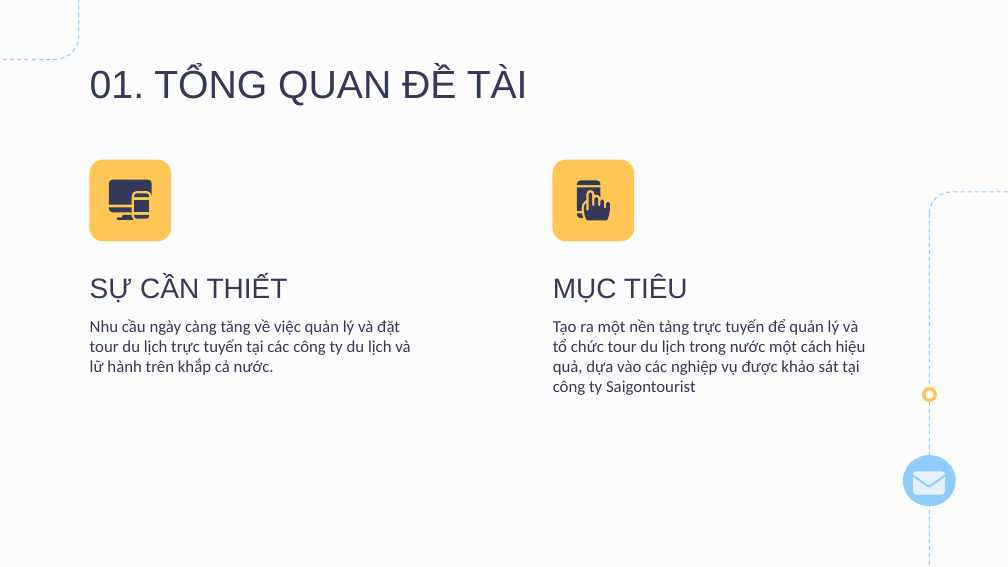
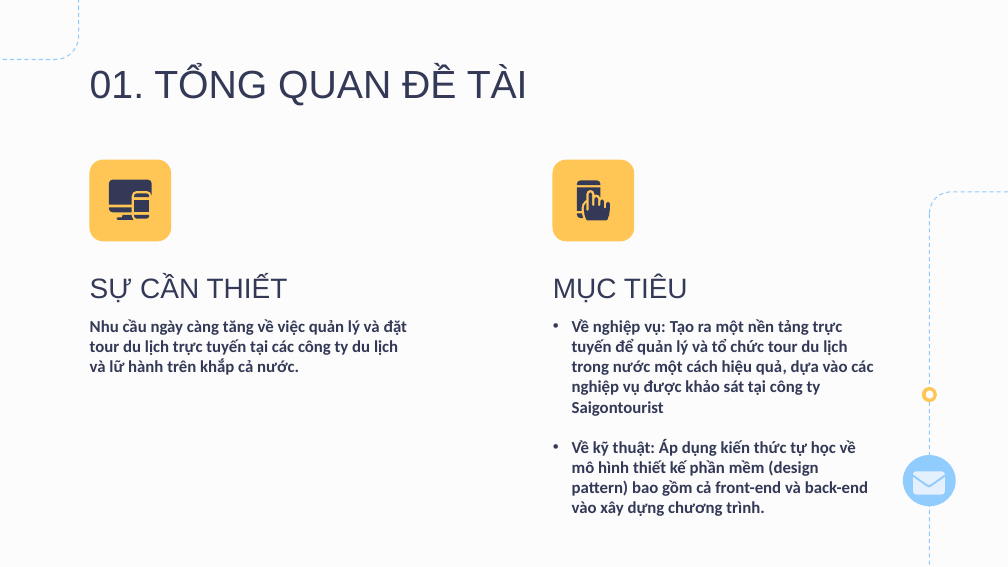
Before and after one commit to thuannc01/tour-management-system, a slide deck: slide 5 of 05_Report/Report/NguyenCongThuan_SLIDE.pptx. Drawn at 1008x567 pixels with LibreOffice and Linux fonts; fonts in the diff are those of the drawing. Boxes give left, top, right and bottom in pixels: in the first picture for what was removed or moved away, otherwise in the second. Text is boxed around its words. In the diff, an @@ line names an element or a change of style, - is before the commit and + after.

```diff
--- a/05_Report/Report/NguyenCongThuan_SLIDE.pptx
+++ b/05_Report/Report/NguyenCongThuan_SLIDE.pptx
@@ subtitle "Nhu cầu ngày càng tăng ..." at (90,319,407,375): bold on @@
@@ subtitle at (572,319,873,516): text changed; bold on @@
-Tạo ra một nền tảng trực tuyến để quản lý và tổ chức tour du lịch trong nước một cách hiệu quả, dựa vào các nghiệp vụ được khảo sát tại công ty Saigontourist
+• Về nghiệp vụ: Tạo ra một nền tảng trực tuyến để quản lý và tổ chức tour du lịch trong nước một cách hiệu quả, dựa vào các nghiệp vụ được khảo sát tại công ty Saigontourist
+• Về kỹ thuật: Áp dụng kiến thức tự học về mô hình thiết kế phần mềm (design pattern) bao gồm cả front-end và back-end vào xây dựng chương trình.
```
Also in this commit, not shown: 5 other slides changed, 8 other files.
